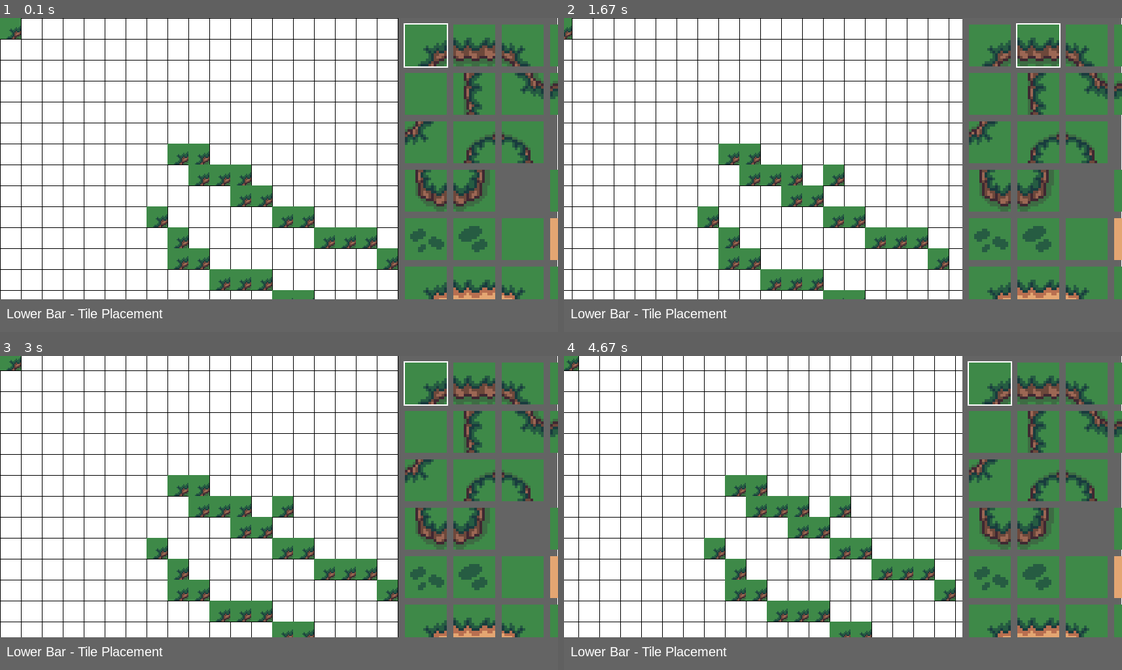
Above: before the commit, frames 1-4 (two rows, left to right).
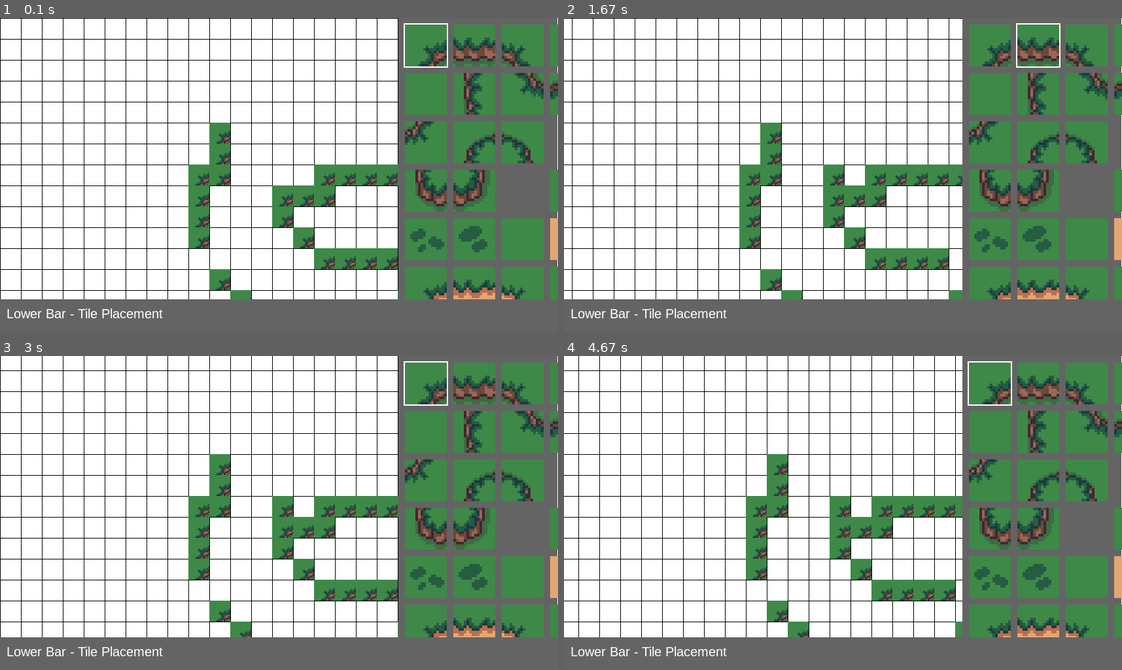
Above: after the commit, the same moments.

Repository: Dorus-rutten/Pygame-mapmaker
Game: pygame game, started from pygame test/main-chatgtp.py
The game is run twice, just before and just after one commit, with the same random seed, the same clock (stepped at 60 frames per second) and the same inputs.
Inputs (mouse positions are in pixels of both pictures, inside the frame that each line leads up to):
- Up to frame 1 (0.1 s): no input
- Up to frame 2 (1.67 s): click (843, 175) at 0.38 s; hold Right 0.67-1.13 s; hold Up 1.17-1.47 s; hold Right from 1.5 s (still down)
- Up to frame 3 (3 s): release Right at 1.97 s; hold Left 2-2.53 s; hold Down 2.57-2.87 s; hold Left from 2.9 s (still down)
- Up to frame 4 (4.67 s): release Left at 3.3 s; hold Up 3.33-3.7 s; hold Right 3.73-4.37 s; hold Down from 4.4 s (still down)

The runs differ from the first frame. In frame 1, 8.3% of the frame differs, in the area x 0-72%, y 0-90%; in frame 2, 8.4%; in frame 3, 8.5%; in frame 4, 8.6%.

Commit message:
Add files via upload

Diff:
--- /dev/null
+++ b/pygame test/level_0.csv
@@ -0,0 +1,109 @@
+{
+    "(10, 5)": "!",
+    "(10, 6)": "!",
+    "(10, 7)": "!",
+    "(9, 7)": "!",
+    "(9, 8)": "!",
+    "(9, 9)": "!",
+    "(9, 10)": "!",
+    "(10, 12)": "!",
+    "(11, 13)": "!",
+    "(12, 14)": "!",
+    "(13, 15)": "!",
+    "(14, 15)": "!",
+    "(15, 15)": "!",
+    "(17, 14)": "!",
+    "(18, 14)": "!",
+    "(19, 13)": "!",
+    "(20, 12)": "!",
+    "(20, 11)": "!",
+    "(21, 10)": "!",
+    "(21, 9)": "!",
+    "(19, 7)": "!",
+    "(18, 7)": "!",
+    "(17, 7)": "!",
+    "(16, 7)": "!",
+    "(15, 7)": "!",
+    "(15, 8)": "!",
+    "(14, 8)": "!",
+    "(13, 8)": "!",
+    "(13, 9)": "!",
+    "(14, 10)": "!",
+    "(15, 11)": "!",
+    "(16, 11)": "!",
+    "(17, 11)": "!",
+    "(18, 11)": "!",
+    "(20, 10)": "!",
+    "(22, 9)": "!",
+    "(23, 7)": "!",
+    "(23, 6)": "!",
+    "(52, 18)": "*",
+    "(53, 18)": "*",
+    "(54, 18)": "*",
+    "(55, 18)": "*",
+    "(56, 18)": "*",
+    "(57, 18)": "*",
+    "(58, 18)": "*",
+    "(59, 18)": "*",
+    "(60, 18)": "*",
+    "(61, 18)": "*",
+    "(62, 18)": "*",
+    "(52, 19)": "*",
+    "(53, 19)": "*",
+    "(54, 19)": "*",
+    "(55, 19)": "*",
+    "(56, 19)": "*",
+    "(57, 19)": "*",
+    "(58, 19)": "*",
+    "(59, 19)": "*",
+    "(60, 19)": "*",
+    "(60, 20)": "*",
+    "(61, 20)": "*",
+    "(61, 19)": "*",
+    "(62, 19)": "*",
+    "(62, 20)": "*",
+    "(59, 20)": "*",
+    "(58, 20)": "*",
+    "(57, 20)": "*",
+    "(56, 20)": "*",
+    "(55, 20)": "*",
+    "(54, 20)": "*",
+    "(53, 20)": "*",
+    "(52, 20)": "*",
+    "(51, 20)": "+",
+    "(51, 18)": "+",
+    "(51, 19)": "+",
+    "(51, 21)": "+",
+    "(52, 21)": "+",
+    "(53, 21)": "+",
+    "(54, 21)": "+",
+    "(55, 21)": "+",
+    "(56, 21)": "+",
+    "(57, 21)": "+",
+    "(58, 21)": "+",
+    "(59, 21)": "+",
+    "(60, 21)": "+",
+    "(61, 21)": "+",
+    "(62, 21)": "+",
+    "(63, 21)": "+",
+    "(64, 21)": "+",
+    "(64, 20)": "+",
+    "(63, 19)": "+",
+    "(63, 18)": "+",
+    "(64, 18)": "+",
+    "(64, 19)": "+",
+    "(63, 20)": "+",
+    "(63, 17)": "+",
+    "(62, 17)": "+",
+    "(61, 17)": "+",
+    "(60, 17)": "+",
+    "(59, 17)": "+",
+    "(58, 17)": "+",
+    "(57, 17)": "+",
+    "(56, 17)": "+",
+    "(55, 17)": "+",
+    "(54, 17)": "+",
+    "(53, 17)": "+",
+    "(52, 17)": "+",
+    "(51, 17)": "+"
+}
--- /dev/null
+++ b/pygame test/level_0.json
@@ -0,0 +1,59 @@
+{
+    "(17, 14)": "!",
+    "(16, 14)": "!",
+    "(15, 14)": "!",
+    "(14, 14)": "!",
+    "(13, 13)": "!",
+    "(11, 12)": "!",
+    "(10, 11)": "!",
+    "(9, 10)": "!",
+    "(8, 9)": "!",
+    "(9, 8)": "!",
+    "(9, 7)": "!",
+    "(10, 7)": "!",
+    "(11, 7)": "!",
+    "(12, 7)": "!",
+    "(13, 8)": "!",
+    "(14, 9)": "!",
+    "(15, 10)": "!",
+    "(16, 10)": "!",
+    "(17, 11)": "!",
+    "(18, 11)": "!",
+    "(19, 11)": "!",
+    "(19, 10)": "!",
+    "(20, 9)": "!",
+    "(20, 8)": "!",
+    "(19, 8)": "!",
+    "(18, 8)": "!",
+    "(16, 8)": "!",
+    "(15, 9)": "!",
+    "(13, 10)": "!",
+    "(12, 10)": "!",
+    "(11, 11)": "!",
+    "(10, 10)": "!",
+    "(23, 7)": "!",
+    "(23, 8)": "!",
+    "(23, 9)": "!",
+    "(23, 10)": "!",
+    "(23, 11)": "!",
+    "(22, 12)": "!",
+    "(22, 13)": "!",
+    "(21, 13)": "!",
+    "(20, 13)": "!",
+    "(19, 13)": "!",
+    "(17, 12)": "!",
+    "(15, 11)": "!",
+    "(14, 11)": "!",
+    "(14, 10)": "!",
+    "(13, 9)": "!",
+    "(14, 7)": "!",
+    "(15, 7)": "!",
+    "(16, 7)": "!",
+    "(17, 7)": "!",
+    "(19, 7)": "!",
+    "(21, 8)": "!",
+    "(21, 9)": "!",
+    "(22, 10)": "!",
+    "(24, 10)": "!",
+    "(25, 10)": "!"
+}
--- a/pygame test/main-chatgtp.py
+++ b/pygame test/main-chatgtp.py
@@ -8,7 +8,6 @@
 pygame.init()
 
 # Screen and window settings
-os.environ['SDL_VIDEO_CENTERED'] = '1'
 info = pygame.display.Info()
 WIDTH, HEIGHT = info.current_w, info.current_h
 
@@ -19,7 +18,7 @@
 
 scroll_left = False
 scroll_right = False
-scroll_value = 1  # Start scroll_value at 1 for normal size
+scroll_value = 1
 scroll_speed = 0.05
 
 size_swipe_ver = 0
@@ -66,17 +65,12 @@
 current_ascii = 33  # Start with ASCII 33 ('!')
 selected_tile = chr(current_ascii)  # Default selected tile'
 
+level = 0  # Default level number
+level_file = "level_" + str(level) + ".csv"
+
 # File for saving and loading tiles
-SAVE_FILE = "tile_data.json"
-
-# Load placeholder tiles
-def load_tiles():
-    """Simulate loading tiles."""
-    tile_dict = {selected_tile: pygame.Surface((TILE_SIZE, TILE_SIZE))}
-    tile_dict[selected_tile].fill((255, 0, 0))  # Red square as example tile
-    return tile_dict
-
-tiles = load_tiles()
+SAVE_FILE = level_file
+
 
 # Load saved tiles
 def load_saved_tiles():
@@ -99,28 +93,53 @@
         json.dump({str(key): value for key, value in placed_tiles.items()}, f, indent=4)
 
 # Handle scrolling
+# Handle scrolling
 def handle_scroll(event, scroll_value, mouse_pos):
+    global size_swipe_hor, size_swipe_ver
+
     if event.type == pygame.MOUSEBUTTONDOWN and mouse_pos[0] < SIDE_MARGIN:
-        if event.button == 4:  # Scroll up
+        # Get the position of the mouse in the grid
+        prev_tile_size = TILE_SIZE * scroll_value
+        grid_x = (mouse_pos[0] + size_swipe_hor) / prev_tile_size
+        grid_y = (mouse_pos[1] + size_swipe_ver) / prev_tile_size
+
+        # Adjust zoom level
+        if event.button == 4:  # Scroll up (zoom in)
             scroll_value += scroll_speed
-        elif event.button == 5:  # Scroll down
-            scroll_value -= scroll_speed
+        elif event.button == 5:  # Scroll down (zoom out)
+            scroll_value = max(0.1, scroll_value - scroll_speed)  # Minimum zoom level
+
+        # New tile size after zoom
+        new_tile_size = TILE_SIZE * scroll_value
+
+        # Update swipe offsets to keep the mouse position centered
+        size_swipe_hor = int(grid_x * new_tile_size - mouse_pos[0])
+        size_swipe_ver = int(grid_y * new_tile_size - mouse_pos[1])
+
     return scroll_value
+
 
 # Draw grid
 def draw_grid(scroll_value):
     scaled_tile_size = TILE_SIZE * scroll_value
 
+    # Skip grid rendering if tile size is too small
+    if scaled_tile_size < 2:
+        return
+
     # Vertical lines
     for col in range(MAX_COLS + 1):
         x = col * scaled_tile_size - size_swipe_hor
-        if x < SIDE_MARGIN:
+        if 0 <= x < SIDE_MARGIN:
             pygame.draw.line(screen, BLACK, (x, 0), (x, HEIGHT))
 
     # Horizontal lines
     for row in range(ROWS + 1):
         y = row * scaled_tile_size - size_swipe_ver
-        pygame.draw.line(screen, BLACK, (0, y), (SIDE_MARGIN, y))
+        if 0 <= y < window_size[1]:
+            pygame.draw.line(screen, BLACK, (0, y), (SIDE_MARGIN, y))
+
+
 
 # Draw sidebar
 def draw_sidebar():
--- /dev/null
+++ b/pygame test/main-reworked.py
@@ -0,0 +1,125 @@
+import pygame
+import os
+import json
+from map import Map
+
+map = Map()
+
+# Initialize Pygame
+pygame.init()
+
+# Set up display caption
+pygame.display.set_caption('Level Editor')
+
+# get resolution of the screen
+info = pygame.display.Info()
+WIDTH, HEIGHT = info.current_w, info.current_h
+
+# Set up display
+screen = pygame.display.set_mode((WIDTH // 1.5, HEIGHT // 1.5))
+window_size = pygame.display.get_window_size()
+
+# Define game variables
+'''fix: make them chosen by user'''
+ROWS = 500
+COLS = 500
+TILE_SIZE = 32
+
+#scroll setup
+scroll_value = 1
+scroll_speed = 0.05
+
+# Screen setup
+LOWER_MARGIN = window_size[1] / 1
+SIDE_MARGIN = window_size[0] / 1.4
+
+# Define grid boundaries
+GRID_MIN_X = 0
+GRID_MIN_Y = 0
+GRID_MAX_X = COLS * TILE_SIZE
+GRID_MAX_Y = ROWS * TILE_SIZE
+
+# Colors
+WHITE = (255, 255, 255)
+BLACK = (0, 0, 0)
+GRAY = (100, 100, 100)
+
+# Clock for controlling frame rate
+clock = pygame.time.Clock()
+FPS = 60
+
+# Mulit-tile selection
+multi_tiled = [0, 4, 6]
+
+# Data structures
+placed_tiles = {}  # Stores tiles as {(grid_x, grid_y): tile_type}
+placing_tile = False  # Tracks if the mouse is being held down
+removing_tile = False  # Tracks if the right mouse button is held down
+
+
+map.load_sprites()
+sprites = []
+
+current_ascii = 33 # Start with ASCII 33 ('!')
+selected_tile = chr(current_ascii)  # Default selected tile
+
+'''make it chouseble by the player'''
+level = 0 # Default level number
+
+level_file = "level_" + str(level) + ".csv"
+SAVE_FILE = level_file
+
+def load_level():
+    pass
+
+def save_level():
+    pass
+
+
+def draw_grid(scroll_value):
+    scaled_tile_size = TILE_SIZE * scroll_value
+
+    # Vertical lines
+    for col in range(COLS + 1):
+        x = col * scaled_tile_size
+        if x <= window_size[0]:
+            pygame.draw.line(screen, BLACK, (x, 0), (x, window_size[0]))
+
+    for row in range(ROWS + 1):
+        y = row * scaled_tile_size
+        if y < window_size[1]:
+            pygame.draw.line(screen, BLACK, (0, y), (window_size[0], y))
+
+def handle_scroll(event, scroll_value, mouse_pos):
+
+    if event.type == pygame.MOUSEBUTTONDOWN:
+
+
+        # Adjust zoom level
+        if event.button == 4:  # Scroll up (zoom in)
+            scroll_value += scroll_speed
+        elif event.button == 5:  # Scroll down (zoom out)
+            scroll_value -= scroll_speed
+
+
+
+
+def main():
+
+    running = True
+    while running:
+        screen.fill(WHITE)
+
+        for event in pygame.event.get():
+            if event.type == pygame.QUIT:
+                running = False
+
+        draw_grid(1)
+
+        pygame.display.flip()
+        clock.tick(FPS)
+
+    pygame.quit()
+
+if __name__ == "__main__":
+    main()
